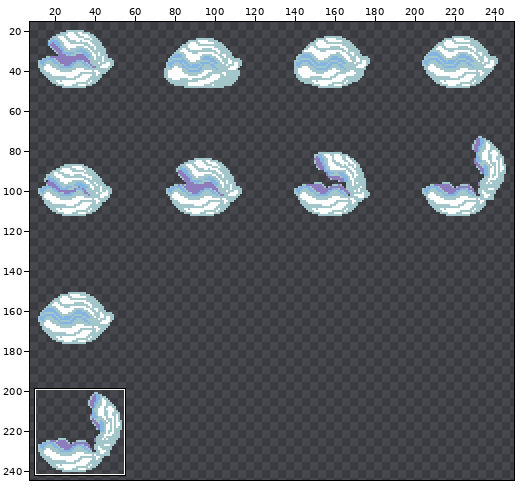
Sprite sheet -- godot/assets/gfx/environment/clam.png. Above: a wide view before the commit, with the close-up outlined.
Close-up. Earlier state:
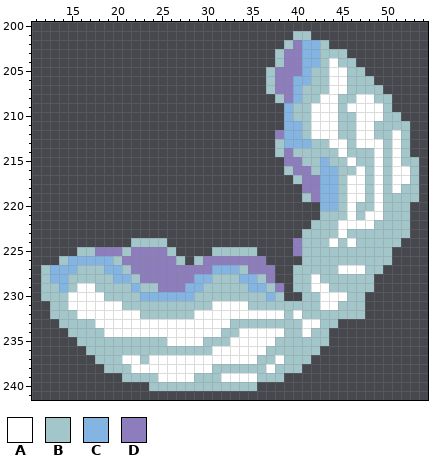
The file is 256x256 pixels. Shown: x 11..54, y 200..241. The wide view leaves out empty margins. The commit also changed other parts of the picture, which this record leaves out.
Palette (. is transparent): A #ffffff  B #a3c6ca  C #83b4e2  D #8d7dbc
Pixels before, first column x 12:
201 ............................BB............
202 ...........................BDCCB..........
203 ..........................BDDCCBBB........
204 ..........................BDDCCBABB.......
205 .........................BDDDCBBAABB......
206 .........................BDDCCBBAABBB.....
207 .........................BDDCBBBAABBBB....
208 ..........................BDCBBAABBAABB...
209 ...........................CBBAAABAAAAB...
210 ...........................CBBAAABBAAABB..
211 ...........................CCBAAABBAABBBB.
212 ..........................DCCBAAABBAABBAB.
213 ..........................BCCCBBAABAAABAB.
214 ..........................BDBBBBBABBBABAB.
215 ...........................DDBBCBBABBABABB
216 ...........................BDDBCCBBABABAAB
217 ............................BDDCCBAABABAAB
218 .............................DDCCBAABABABB
219 .............................BDCCBAABABBBB
220 ...............................CCBABBABBB.
221 ...............................BBBABAABBB.
222 ..............................BBBAAAABBBB.
223 .............................BBBBABBBBBBB.
224 ..........BBBB..............DBBBABABBBBB..
225 ....BBDDDBDDDDB....BBBBB....DBBBBBBBBBB...
226 ..BCCCCCBDDDDDDB.BDDDDDDD....BBBBBBBBBB...
227 BCCCBBBCCBDDDDDDDDDCCCBDDD..BBBBBAAABB....
228 BCCBBBBBCCBDDDDDDCCBBBCCBD..BBABBBBBB.....
229 BBCBAABBBBCBBDDDCCBBBBBCCBD.BBAABBBBB.....
230 BBBAAAABBBBCCCCCCBBBBBBBBCB..BBAAABB......
231 .BBAAAAAABBBBBBBBBBAAAABBBBBBBBAABBB......
232 .BBBAAAAAAABBBBBBAAAAAAAAAABABBBBBBB......
233 ..BBBBAAAAAAAAAAAAAAABBBBBBBBAABB.........
234 ...BBBBAAAAAAAAAAAAABBAAAAABBABB..........
235 ....BBBBBBBBBBAAAABBBAAAAABBBBBB..........
236 .....BBBBBBBBBBBBBBAAAAAABBBBBB...........
237 ......BBBAABAAAAAAAAAAAABBABBB............
238 .......BBBAAAAAAAAABBBBBBABBB.............
239 .........BBBBAAAABBBAAAABBB...............
240 ............BBBBBBBBBBBB..................
New version:
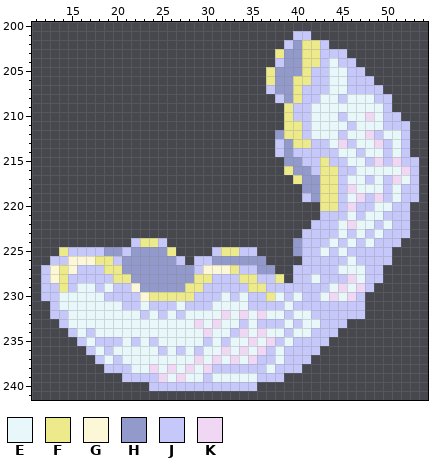
Colours new in this view: E #e7f7fa  F #edea8b  G #fcf8d7  H #9299cb  J #c6c8fa  K #f0d8f5
The exact change:
Changed rows in their new state; - is an unchanged pixel.
first column x 12:
201 ----------------------------JJ------------
202 ---------------------------JHFFJ----------
203 --------------------------FHHFFJJJ--------
204 --------------------------JHHFFJEJJ-------
205 -------------------------FHHHFJJEEJJ------
206 -------------------------FHHFFJJEEJJJ-----
207 -------------------------JHHFJJJEEJJJJ----
208 --------------------------JHFJJEEJEEEJJ---
209 ---------------------------FJJEEEEEEEEJ---
210 ---------------------------FJJEEEJEEKEJJ--
211 ---------------------------FFJEEEEJEEEJJJ-
212 --------------------------HFFJEEEJEEKJEEJ-
213 --------------------------JHFFJJEKJEEKJEJ-
214 --------------------------JHJJJJJEEJEEJEJ-
215 ---------------------------HHJJFJJEEJKJKJJ
216 ---------------------------FHHJFFJJEEEEEKJ
217 ----------------------------FHHFFJEEJEJKEJ
218 -----------------------------HHFFJKEEEJEJJ
219 -----------------------------JHFFJEKJKJEJJ
220 -------------------------------FFJKJJEEJJ-
221 -------------------------------JJJEJEEJJJ-
222 ------------------------------JJJEKEEJEJJ-
223 -----------------------------JJJJEJEJEJJJ-
224 ----------JFFJ--------------HJJJEJEJEJJJ--
225 --FJJJJHHJHHHHF----JFFJJ----HJJEJEJJJJJ---
226 -JJGGGFFJHHHHHHJ-JJHHHHHH----JJJJJEJJJJ---
227 JGFGJJJFFHHHHHHHHJGGGFJJHH--JJJJJEEEJJ----
228 JGFJJJJJFFHHHHHHHFFJJJFFJJF-JJEJJJKEJJ----
229 JJFJEEJEJJGHHHHHFFJJJJJFFJJJJJJJEKEKJ-----
230 JJEEEEEJJJJGFFFFFJJJEJEJJFEJEJJEKEKJ------
231 -JEEEEEEEJJEJJJEJJJEEEEJJJJEJJJJJJJJ------
232 -JJEEEEEEEEJEJEJEEEEKEKEKEEJEEJJJJJJ------
233 --JEEEEEEEEEEEEEEKEKEEJEJJJEJEEJJJ--------
234 ---JEJEEEEEEEEEEEEKEEJKEKEEJEEJJJ---------
235 ----JEJJJEJEJEEEEEJEJEEKEKJEJJJJ----------
236 -----JEJEEEEEJEJEJEEKEKEKJEJJJJ-----------
237 ------JEJEEEEEEEEKEKEKEKJJEJJJ------------
238 -------JJJEEKEKEKEKJJJJJJEJJJ-------------
239 ---------JJJJKEKEEJEEEEEJJJ---------------
240 ------------JJJJJJJJJJJJ------------------
Changed places in both close-ups, as pixel boxes (x1, y1, x2, y2):
changed: (41, 31, 419, 391)
